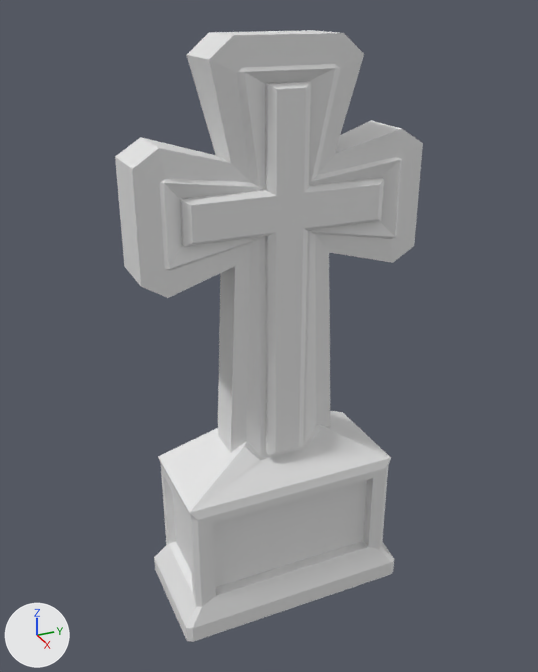
A saved change to the FBX model Assets/Objects/Raw/GravestonesETC/gravestone _1.fbx.
Before and after are seen from a 50 mm lens placed at (2.4, -1.1, 2.37), pointed at (-0.02, -0.01, 1.16). The lights are fixed; the arrows at lower left show +X, +Y and +Z. Where no turn or scale is listed for an object, it has been applied to the vertices.
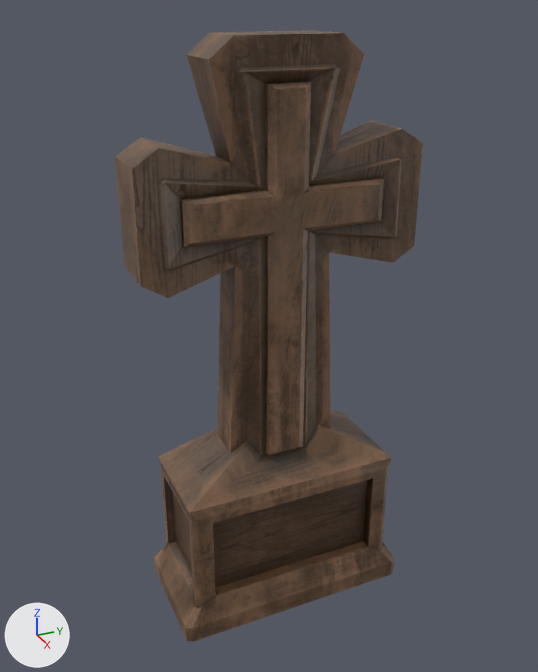
Where the change shows, as pixel boxes [x1, y1, x2, y2] in the pictures (538 x 672 px):
'Cube', recoloured (grey to brown): [115, 30, 423, 642] in both

Patch to the scene script:
```diff
--- a/Assets/Objects/Raw/GravestonesETC/gravestone _1.fbx.py
+++ b/Assets/Objects/Raw/GravestonesETC/gravestone _1.fbx.py
@@ img_gravestone__1_defaultmaterial_basecolor_png @@
+img_gravestone__1_defaultmaterial_basecolor_png = load_image('gravestone _1_DefaultMaterial_BaseColor.png', '_unpacked/gravestone__1_DefaultMaterial_BaseColor.png', 1024, 1024, 'sRGB')
@@ mat_material_009 @@
+mat_material_009 = principled_material('Material.009')
+mat_material_009.texture = img_gravestone__1_defaultmaterial_basecolor_png
@@ me_cube_001 @@
 me_cube_001.from_pydata(...)  # 244 vertices, 230 faces; spans x -0.24..0.24, y -0.54..0.54, z 0.0..2.26
+me_cube_001.materials.append(mat_material_009)  # picture img_gravestone__1_defaultmaterial_basecolor_png
```
